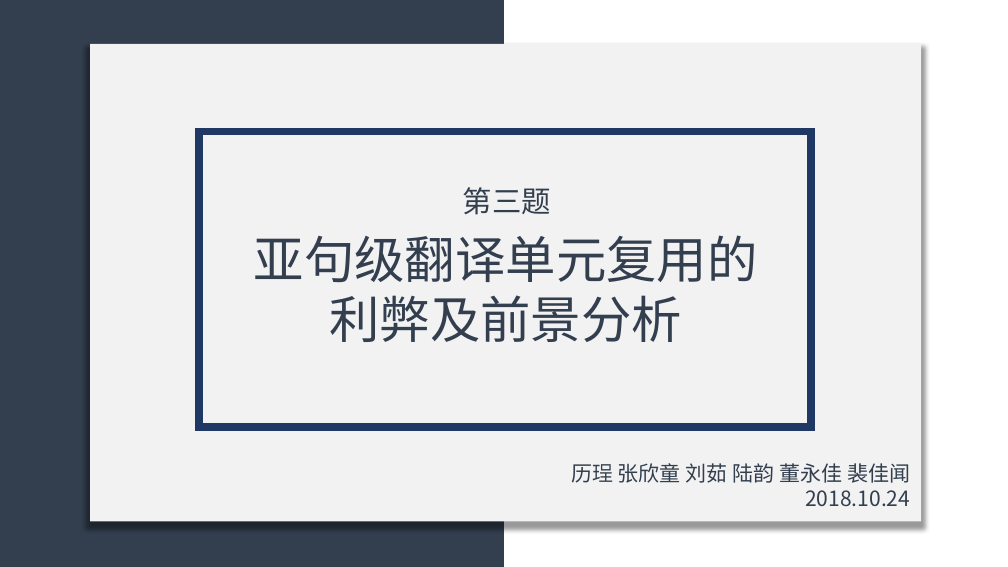
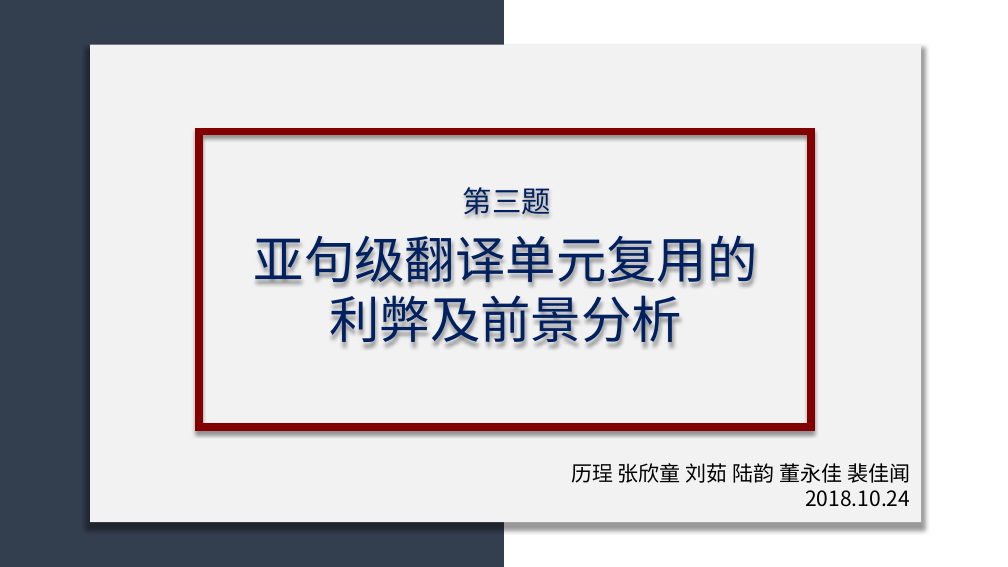
Before and after one commit to licheng0573/RosettaStone, a slide deck: slide 1 of 二组展示_10_24.pptx. Drawn at 1008x567 pixels with LibreOffice and Linux fonts; fonts in the diff are those of the drawing. Boxes give left, top, right and bottom in pixels: in the first picture for what was removed or moved away, otherwise in the second. Text is boxed around its words. In the diff, an @@ line names an element or a change of style, - is before the commit and + after.

```diff
--- a/二组展示_10_24.pptx
+++ b/二组展示_10_24.pptx
@@ rectangle at <box>199,132,811,427</box>: outline #203864 7.5 pt to #820000 7.5 pt; shadow on @@
@@ text "第三题" at <box>463,187,551,215</box>: text colour #333F50 to #002060 @@
@@ text "亚句级翻译单元复用的" at <box>254,235,758,347</box>: text colour #333F50 to #002060 @@
@@ text "历珵 张欣童 刘茹 陆韵 董永佳 ..." at <box>571,463,910,507</box>: text colour #333F50 to #000000 @@
```
Also in this commit, not shown: 9 other slides changed, 10 slides added, 8 slides removed, 2 other files.
